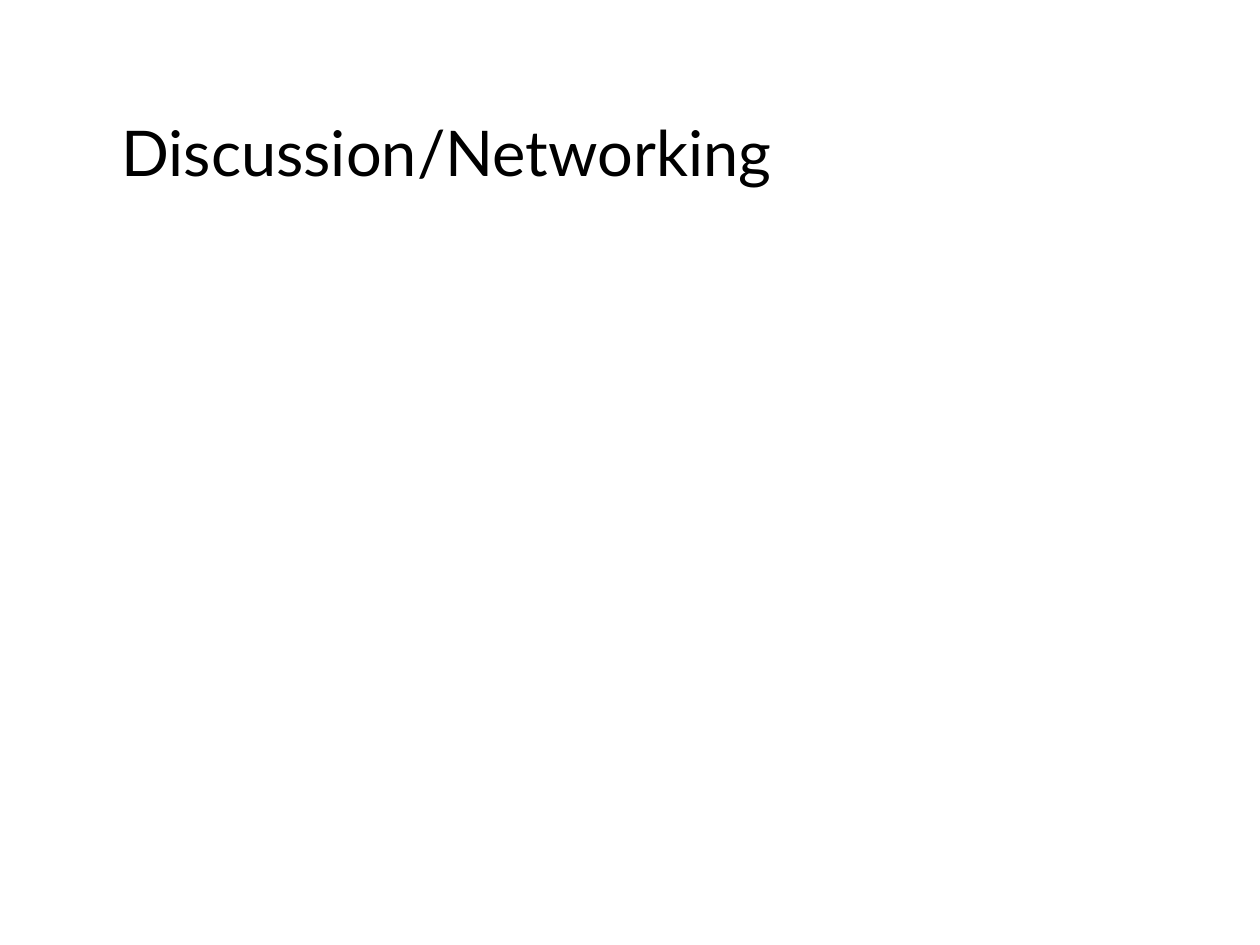
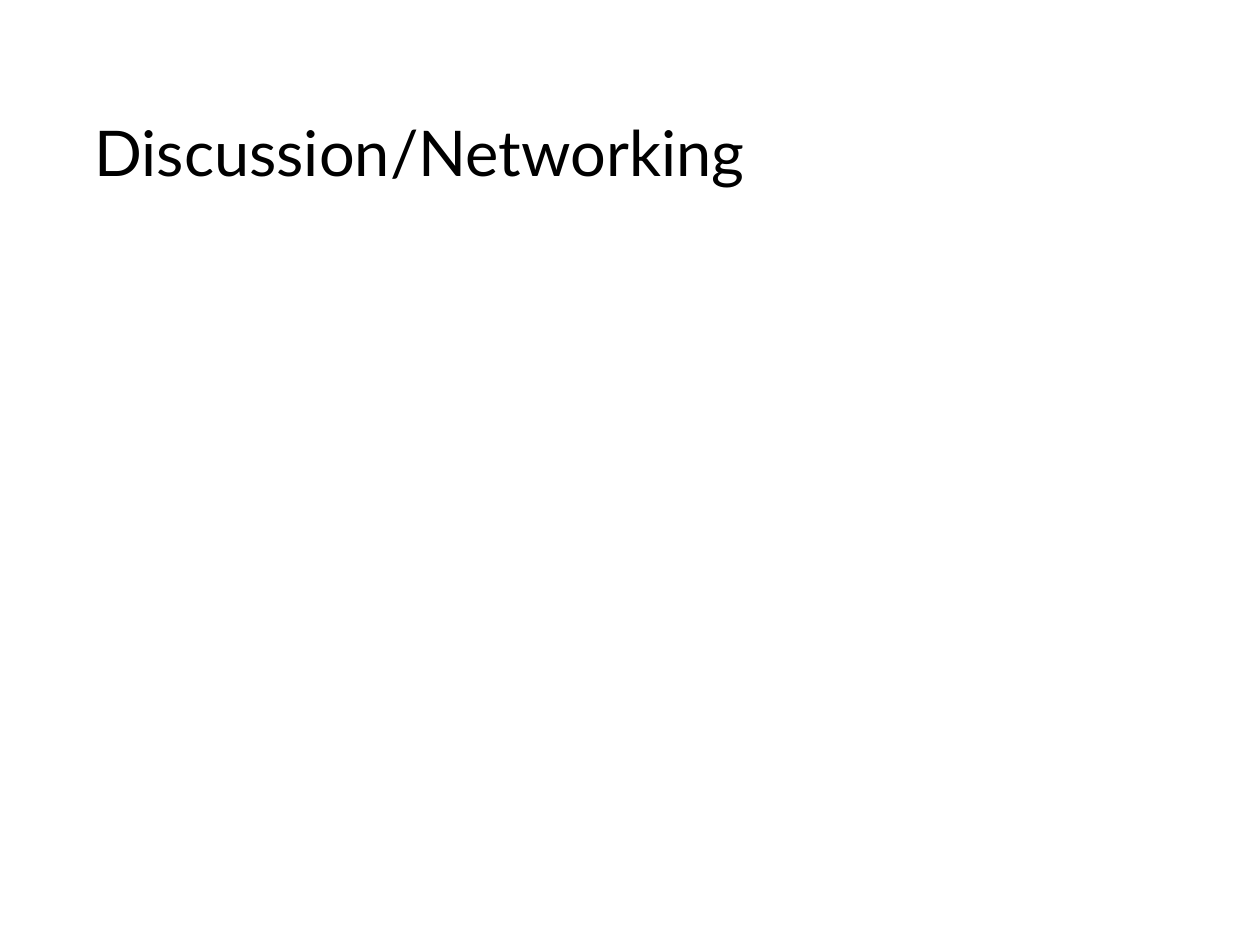
Before and after one commit to BrnoJAM/jam, a slide deck: slide 9 of 2016-02-07/slides.odp (slide 8 before the commit). Drawn at 1260x945 pixels with LibreOffice and Linux fonts; fonts in the diff are those of the drawing; background and template pictures are left out. Boxes give left, top, right and bottom in pixels: in the first picture for what was removed or moved away, otherwise in the second. Text is boxed around its words. In the diff, an @@ line names an element or a change of style, - is before the commit and + after.

```diff
--- a/2016-02-07/slides.odp
+++ b/2016-02-07/slides.odp
@@ title "Discussion/Networking" at bbox=[94, 129, 744, 188]: indent changed @@
```
Also in this commit, not shown: 3 other slides changed, 1 slide added, 1 other file.
